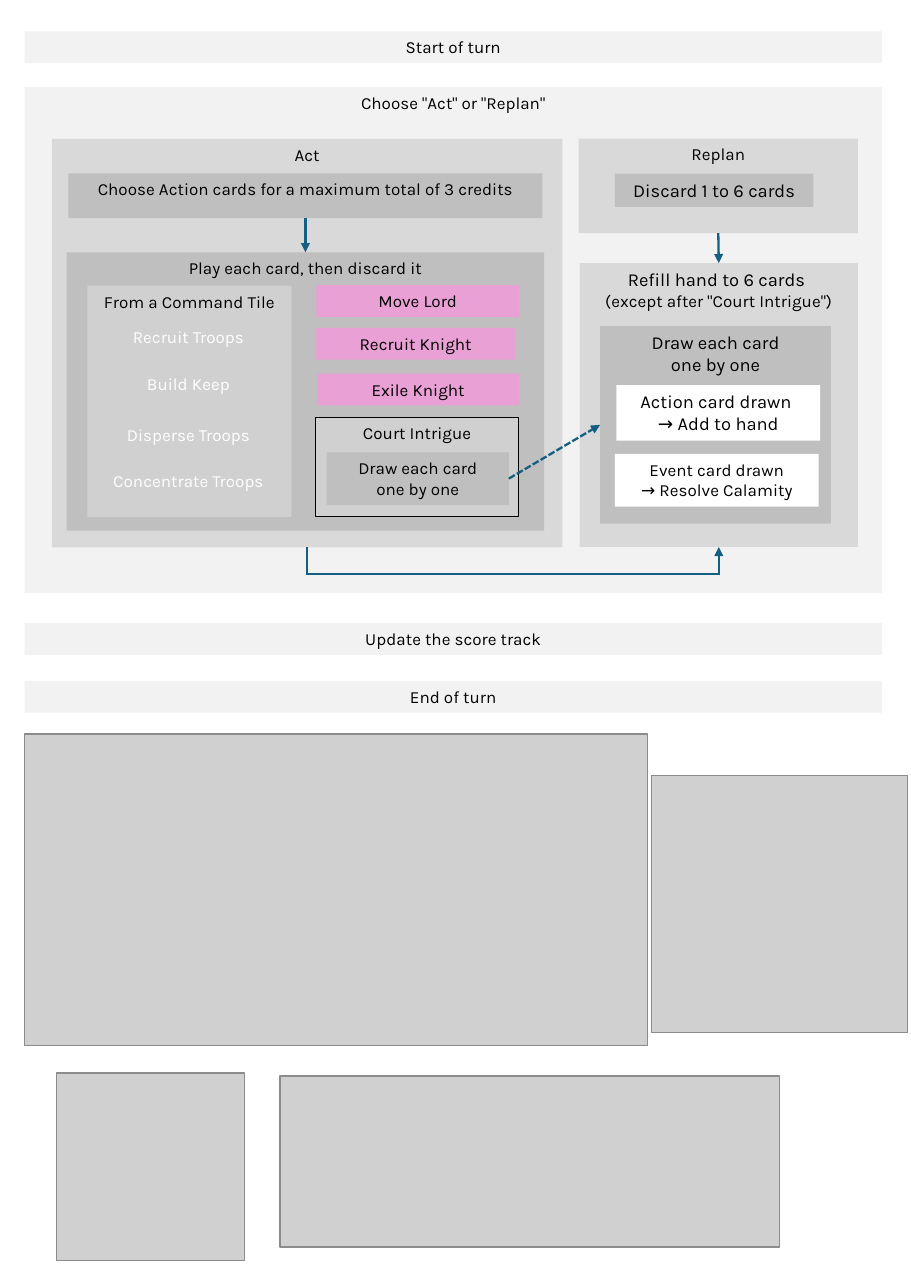
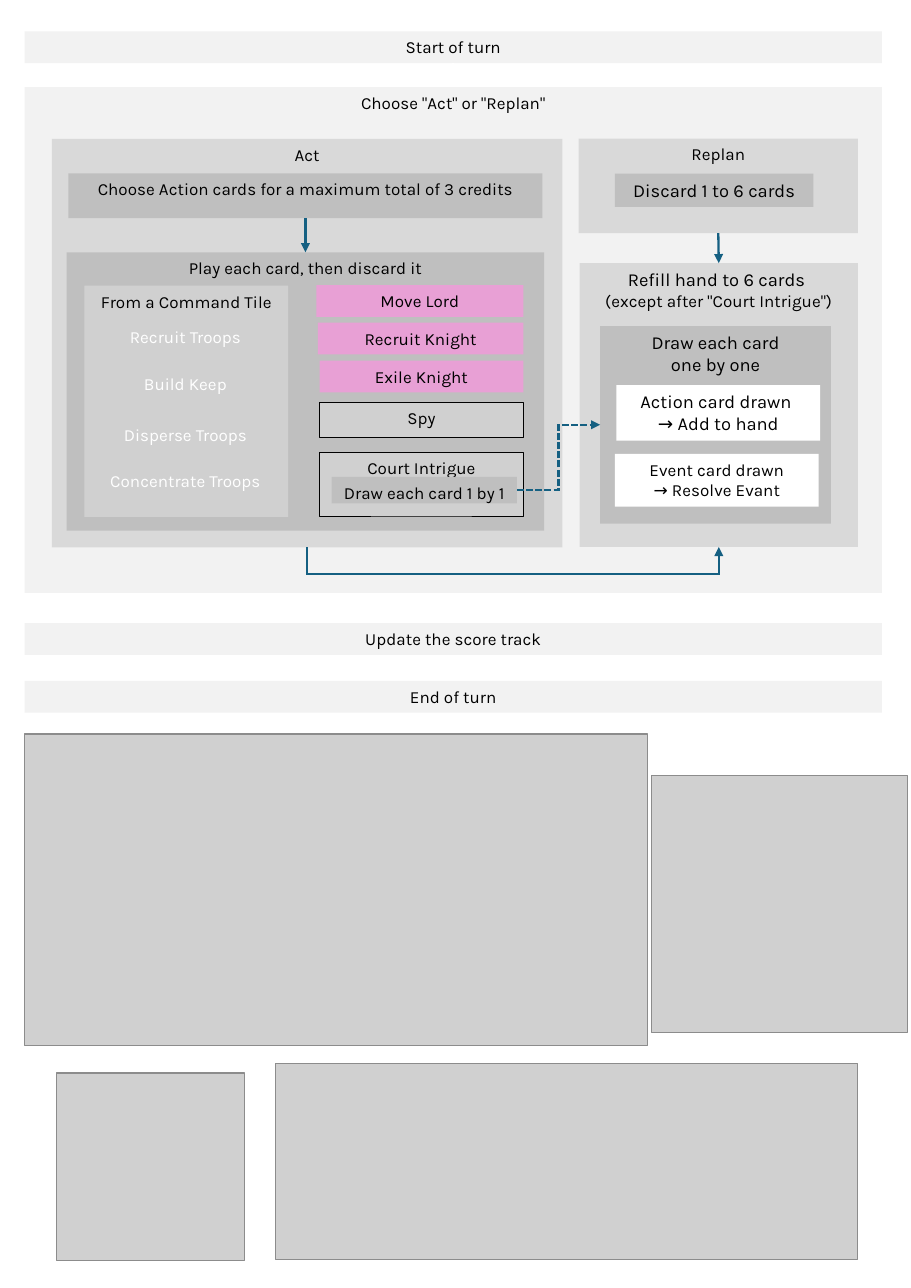
Before and after one commit to LucasBorboleta/Terre-de-Barons, a slide deck: slide 1 of pictures/Memos/memo-en.pptx. Drawn at 911x1288 pixels with LibreOffice and Linux fonts; fonts in the diff are those of the drawing; grey boxes stand for pictures; background and template pictures are left out. Boxes give left, top, right and bottom in pixels: in the first picture for what was removed or moved away, otherwise in the second. Text is boxed around its words. In the diff, an @@ line names an element or a change of style, - is before the commit and + after.

```diff
--- a/pictures/Memos/memo-en.pptx
+++ b/pictures/Memos/memo-en.pptx
@@ rectangle "Move Lord": place and size @@
-rectangle "Move Lord" at [316, 285, 519, 317]
+rectangle "Move Lord" at [316, 285, 523, 317]
@@ rectangle "Recruit Knight": place and size @@
-rectangle "Recruit Knight" at [316, 328, 516, 360]
+rectangle "Recruit Knight" at [318, 323, 523, 355]
@@ rectangle "Exile Knight": place and size @@
-rectangle "Exile Knight" at [317, 373, 520, 405]
+rectangle "Exile Knight" at [319, 360, 523, 392]
@@ picture added at [319, 402, 523, 437], 11.2 pt, text #000000 @@
+Spy
@@ arrow moved from (509, 478) - (600, 425) to (517, 490) - (600, 425) @@
@@ arrow (517, 490) - (600, 425): arrow to elbow arrow @@
@@ picture "Court Intrigue": place and size @@
-picture "Court Intrigue" at [316, 417, 519, 517]
+picture "Court Intrigue" at [319, 452, 523, 516]
@@ rectangle "Draw each card 1 by ...": place and size @@
-rectangle "Draw each card 1 by ..." at [326, 453, 508, 506]
+rectangle "Draw each card 1 by ..." at [332, 477, 517, 503]
@@ text in rectangle at [649, 464, 784, 497]: text changed @@
-Event card drawn
-→ Resolve Calamity
+Event card drawn
+→ Resolve Evant
@@ text in rectangle at [344, 487, 505, 503]: text changed @@
-Draw each card
-one by one
+Draw each card 1 by 1
@@ picture: place and size @@
-picture at [280, 1076, 779, 1247]
+picture at [275, 1063, 857, 1259]
```
Also in this commit, not shown: 1 other file.
